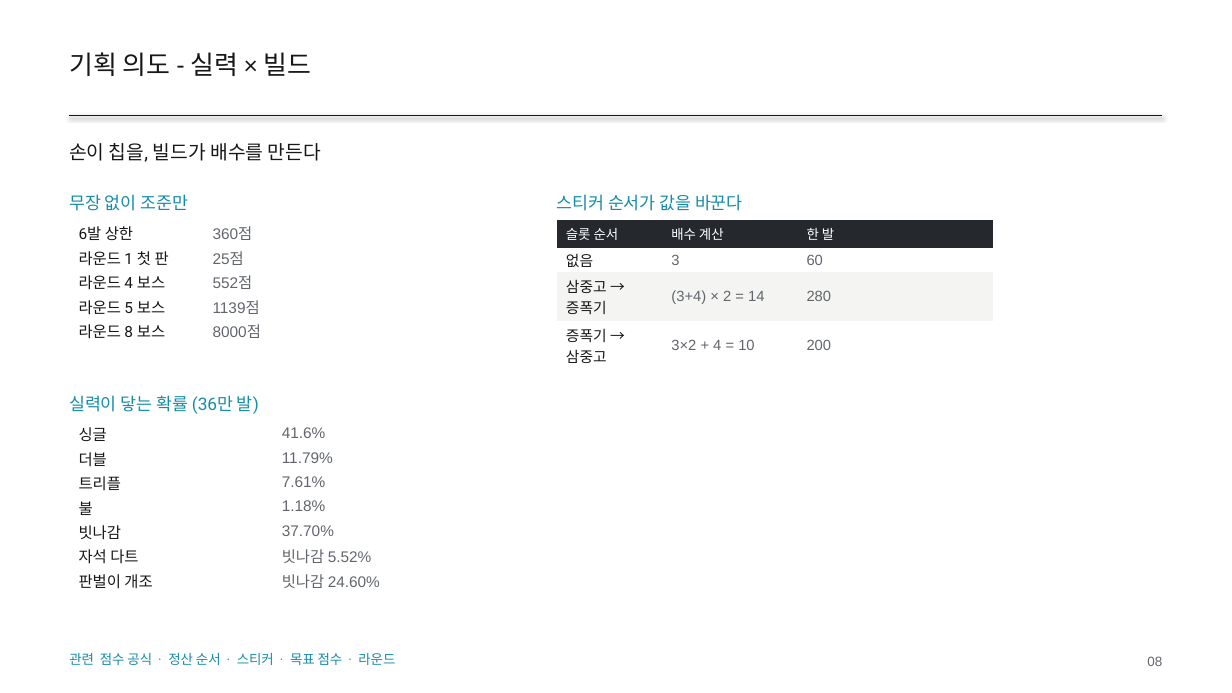
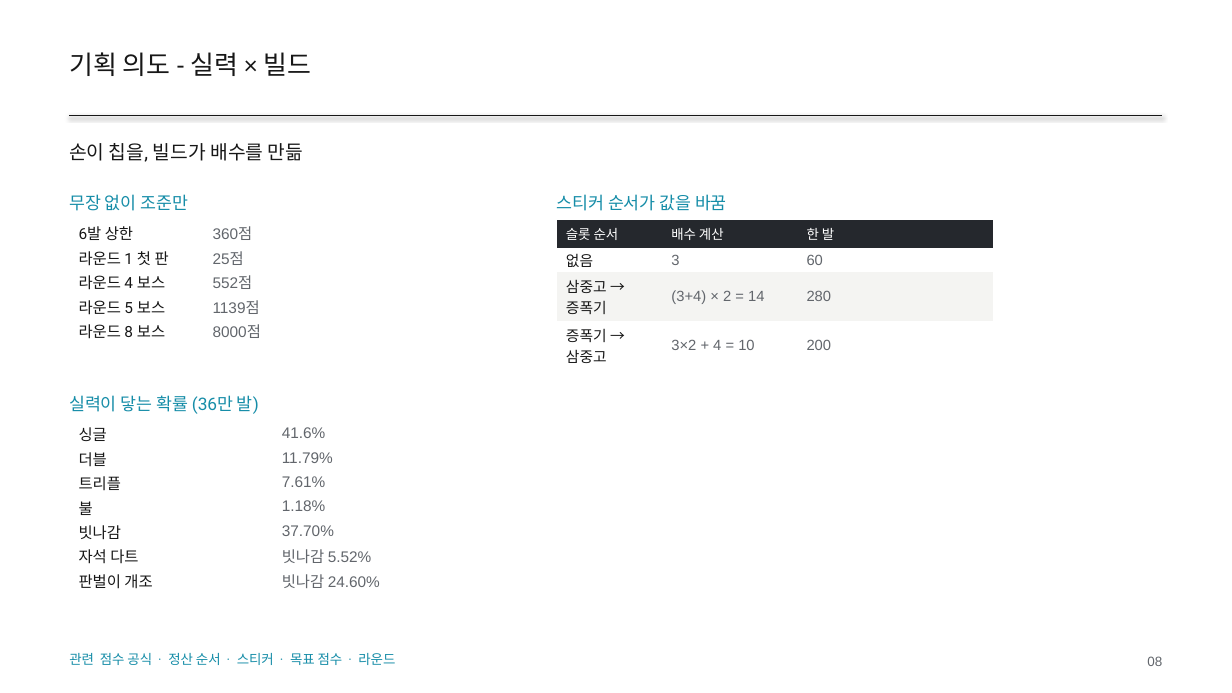
Before and after one commit to GGbong69/test-03, a slide deck: slide 8 of docs/HIGHTONE_기획서.pptx. Drawn at 1232x693 pixels with LibreOffice and Linux fonts; fonts in the diff are those of the drawing. Boxes give left, top, right and bottom in pixels: in the first picture for what was removed or moved away, otherwise in the second. Text is boxed around its words. In the diff, an @@ line names an element or a change of style, - is before the commit and + after.

```diff
--- a/docs/HIGHTONE_기획서.pptx
+++ b/docs/HIGHTONE_기획서.pptx
@@ text at [69,143,303,162]: text changed @@
-손이 칩을, 빌드가 배수를 만든다
+손이 칩을, 빌드가 배수를 만듦
@@ text at [557,194,727,211]: text changed @@
-스티커 순서가 값을 바꾼다
+스티커 순서가 값을 바꿈
```
Also in this commit, not shown: 16 other slides changed, 3 other files.
